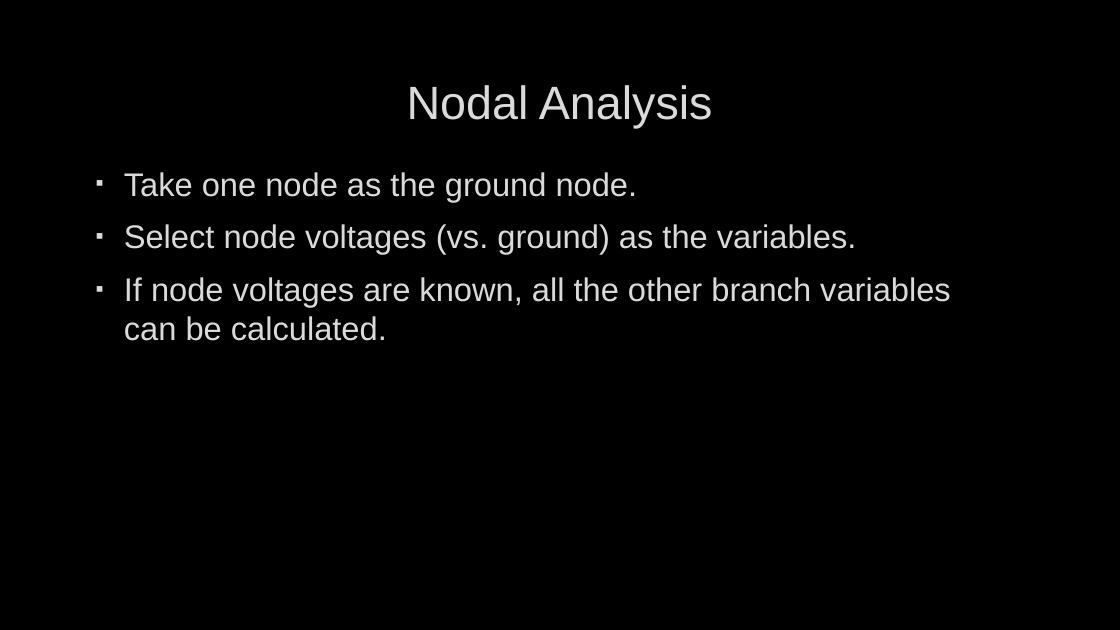
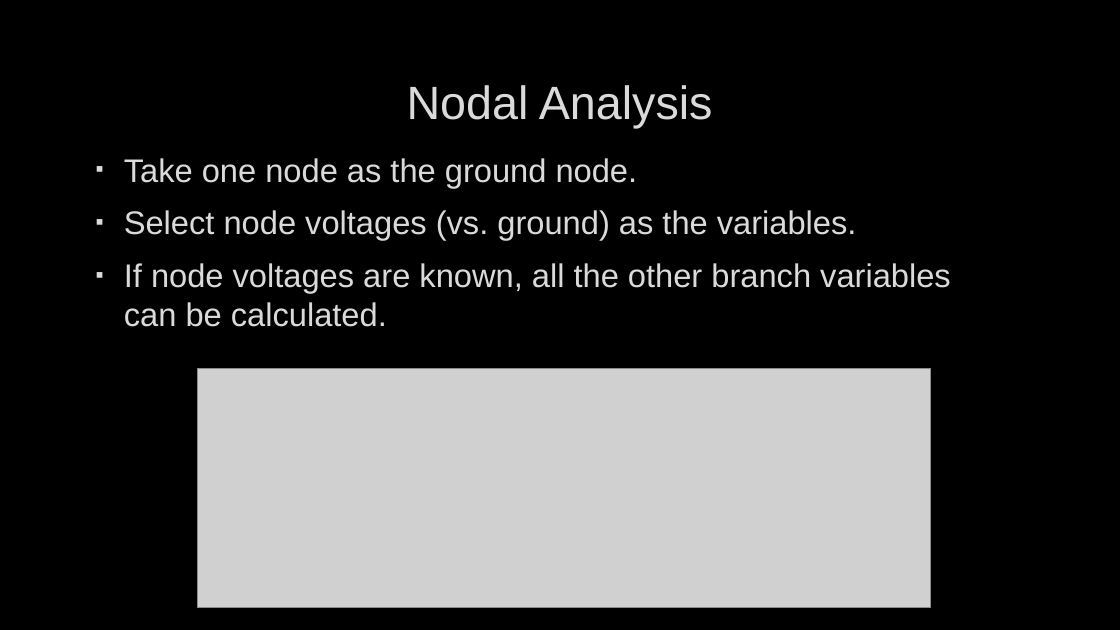
Before and after one commit to broccoli-huang/miniPSPICE, a slide deck: slide 9 of presentation.pptx. Drawn at 1120x630 pixels with LibreOffice and Linux fonts; fonts in the diff are those of the drawing; grey boxes stand for pictures; background and template pictures are left out. Boxes give left, top, right and bottom in pixels: in the first picture for what was removed or moved away, otherwise in the second. Text is boxed around its words. In the diff, an @@ line names an element or a change of style, - is before the commit and + after.

```diff
--- a/presentation.pptx
+++ b/presentation.pptx
@@ text "Take one node as the ...": place and size @@
-text "Take one node as the ..." at (124,172,951,341)
+text "Take one node as the ..." at (124,158,951,327)
@@ picture added at (197,368,931,607) @@
```
Also in this commit, not shown: 1 other slide changed, 17 slides added, 1 other file.
